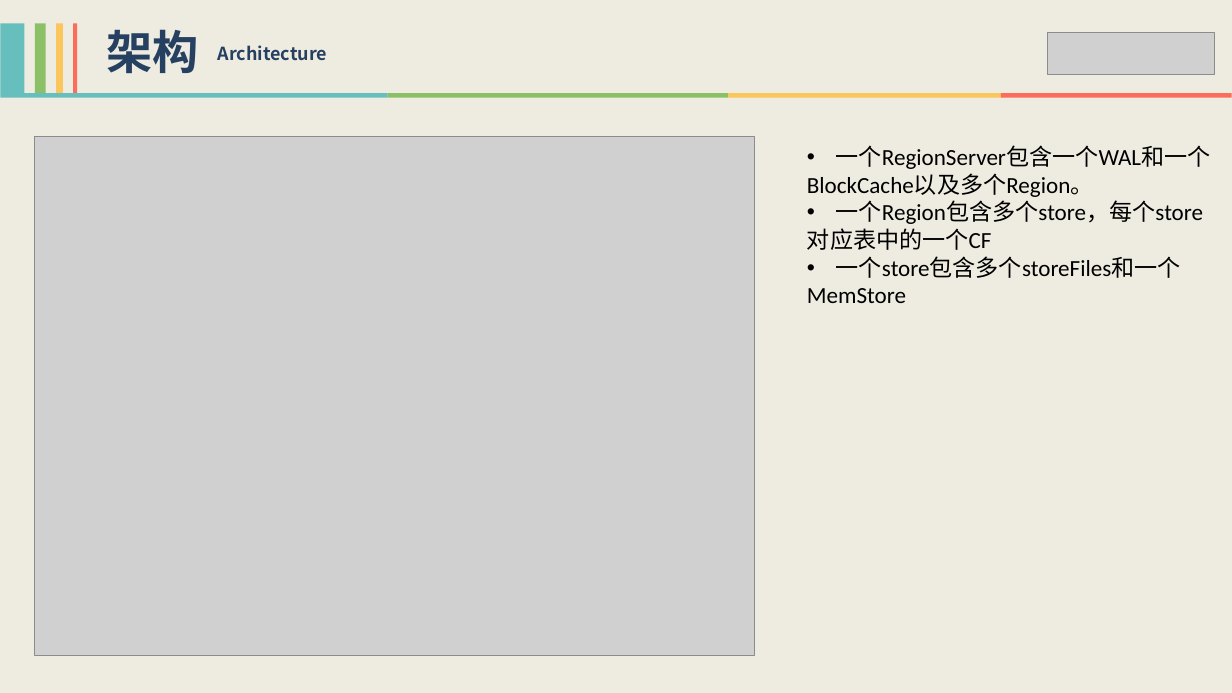
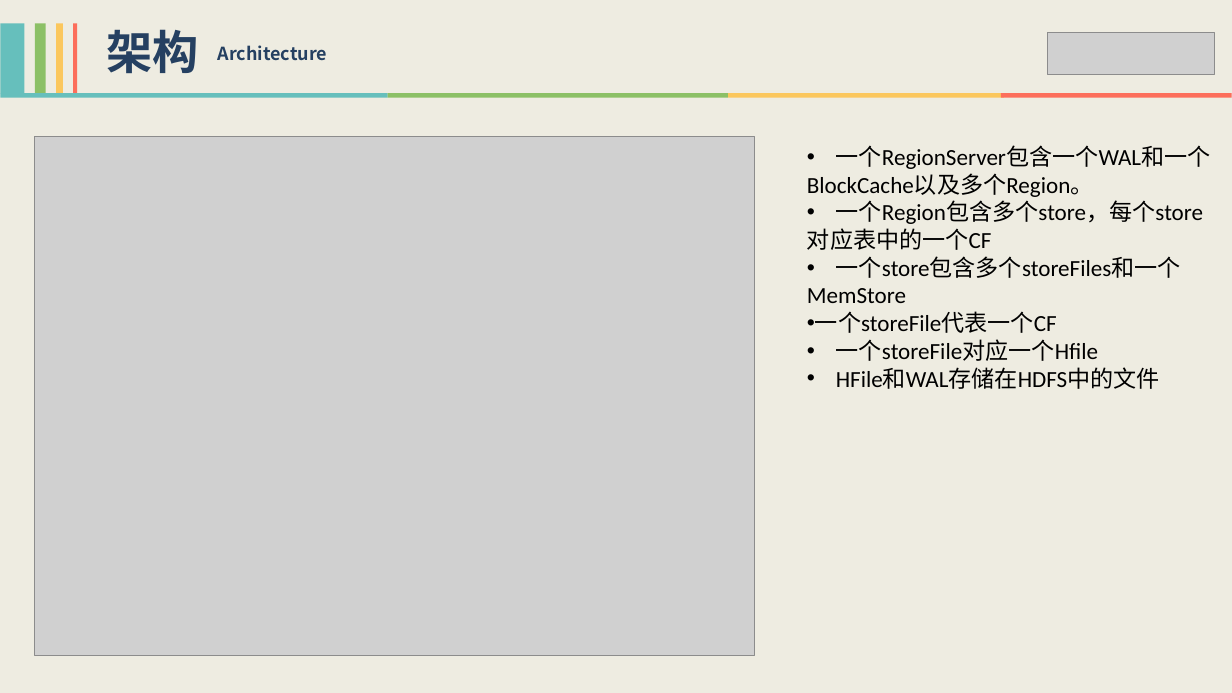
Before and after one commit to xiaoguoqiang/data, a slide deck: slide 7 of HBase技术分享-李强.pptx. Drawn at 1232x693 pixels with LibreOffice and Linux fonts; fonts in the diff are those of the drawing; grey boxes stand for pictures. Boxes give left, top, right and bottom in pixels: in the first picture for what was removed or moved away, otherwise in the second. Text is boxed around its words. In the diff, an @@ line names an element or a change of style, - is before the commit and + after.

Commit message:
ppt

```diff
--- a/HBase技术分享-李强.pptx
+++ b/HBase技术分享-李强.pptx
@@ text at (x1=815, y1=311, x2=1160, y2=389): paragraphs added @@
+• 一个storeFile代表一个CF
+• 一个storeFile对应一个Hfile
+• HFile和WAL存储在HDFS中的文件
```
Also in this commit, not shown: 1 other slide changed, 1 slide added.
